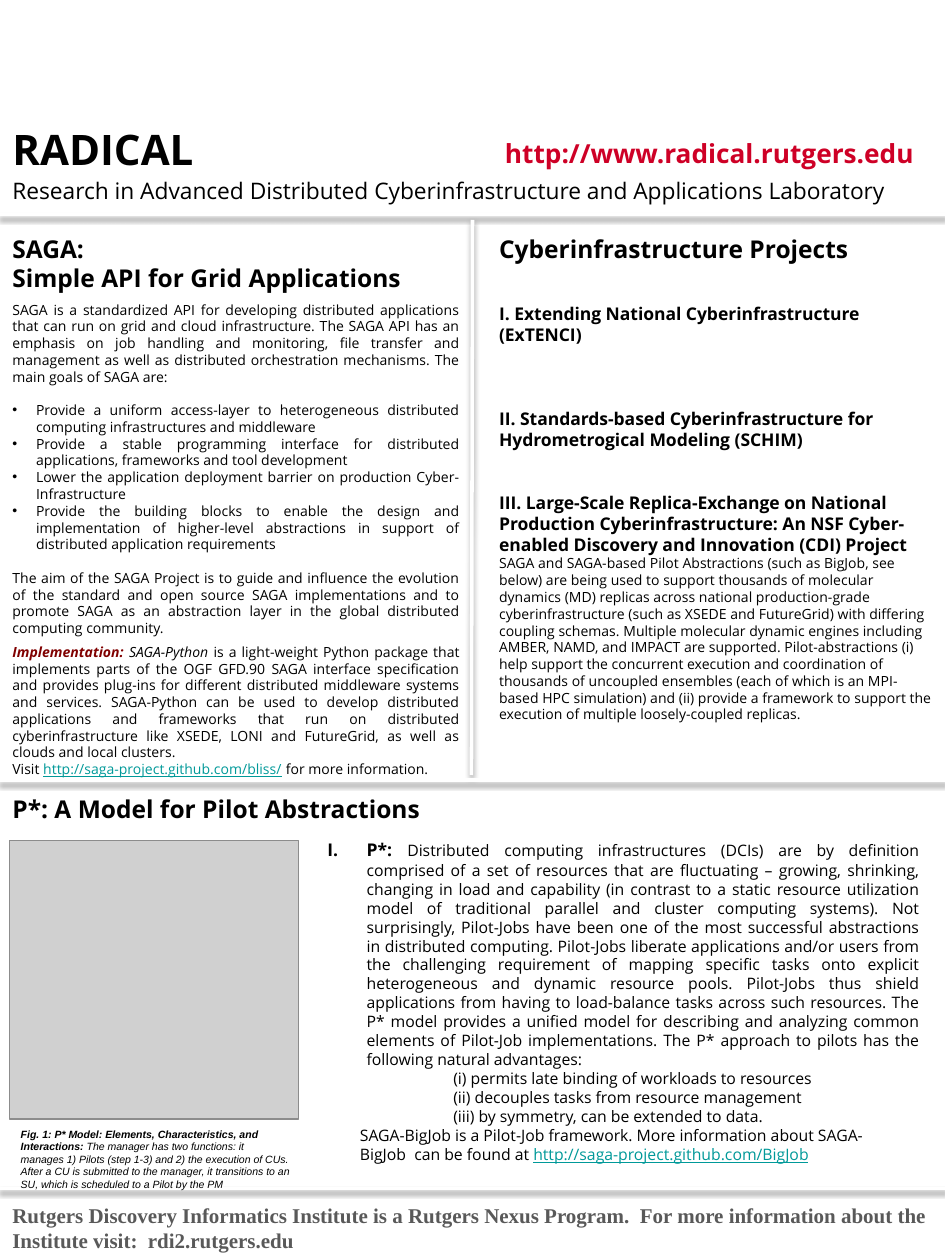
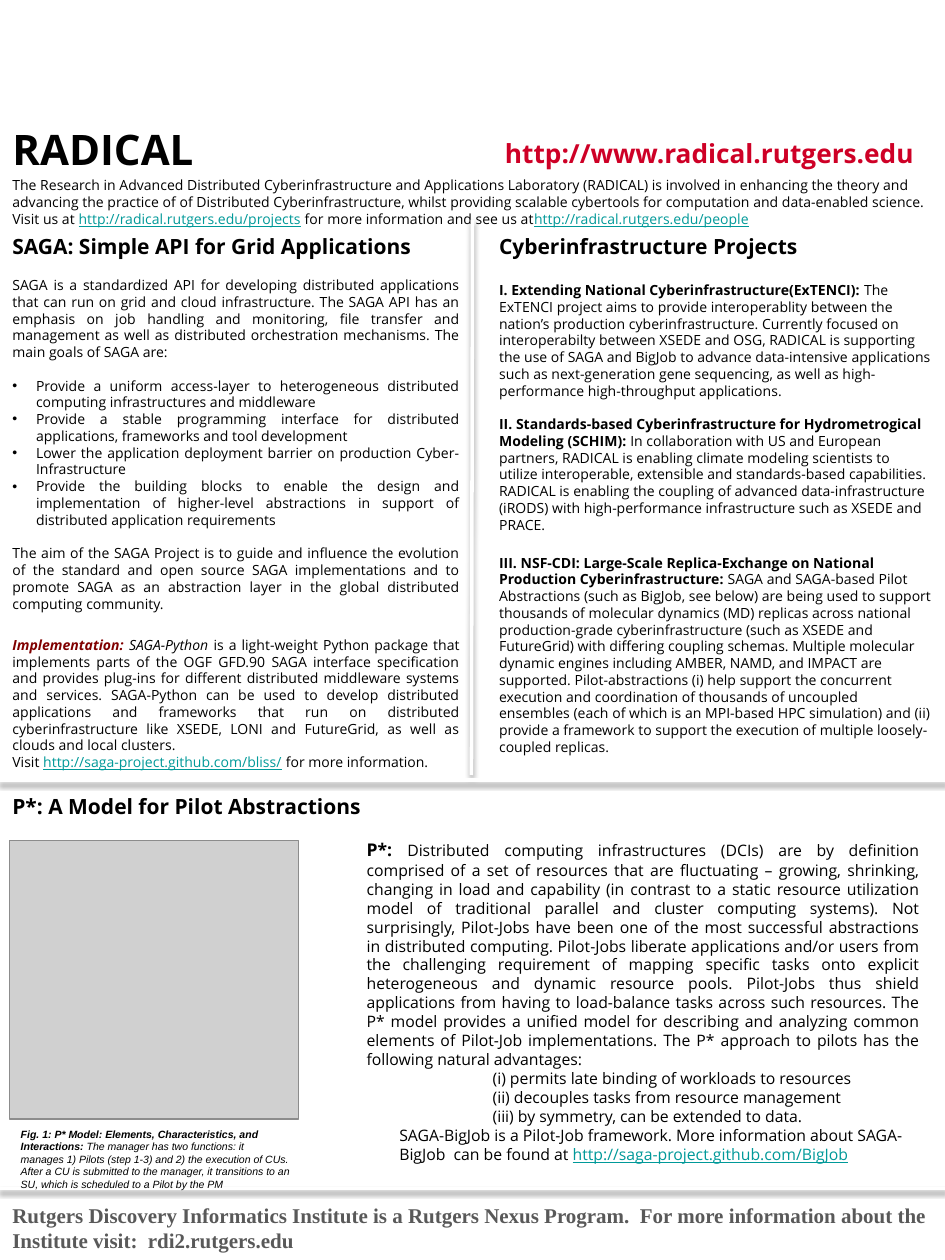
Before and after one commit to saga-project/presentations, a slide deck: slide 1 of Radical_SC12_Poster.pptx. Drawn at 945x1260 pixels with LibreOffice and Linux fonts; fonts in the diff are those of the drawing; grey boxes stand for pictures; background and template pictures are left out. Boxes give left, top, right and bottom in pixels: in the first picture for what was removed or moved away, otherwise in the second. Text is boxed around its words. In the diff, an @@ line names an element or a change of style, - is before the commit and + after.

Commit message:
Added ExTENCI, SCHIM and RADICAL SOP

```diff
--- a/Radical_SC12_Poster.pptx
+++ b/Radical_SC12_Poster.pptx
@@ text at box(12, 179, 924, 228): text changed; size 13 to 8 pt @@
-Research in Advanced Distributed Cyberinfrastructure and Applications Laboratory
+The Research in Advanced Distributed Cyberinfrastructure and Applications Laboratory (RADICAL) is involved in enhancing the theory and advancing the practice of of Distributed Cyberinfrastructure, whilst providing scalable cybertools for computation and data-enabled science. Visit us at http://radical.rutgers.edu/projects for more information and see us athttp://radical.rutgers.edu/people
@@ line removed from (0, 214) to (945, 214) @@
@@ text at box(12, 238, 411, 259): text changed; size 14 to 12 pt @@
-SAGA:
-Simple API for Grid Applications
+SAGA: Simple API for Grid Applications
@@ text "Cyberinfrastructure Projects" at box(499, 238, 797, 259): size 14 to 12 pt @@
@@ text "SAGA is a standardized API ...": place and size @@
-text "SAGA is a standardized API ..." at box(12, 304, 459, 637)
+text "SAGA is a standardized API ..." at box(12, 279, 459, 613)
@@ text at box(499, 284, 931, 756): text changed @@
-I. Extending National Cyberinfrastructure (ExTENCI)
-II. Standards-based Cyberinfrastructure for Hydrometrogical Modeling (SCHIM)
-III. Large-Scale Replica-Exchange on National Production Cyberinfrastructure: An NSF Cyber-enabled Discovery and Innovation (CDI) Project
-SAGA and SAGA-based Pilot Abstractions (such as BigJob, see below) are being used to support thousands of molecular dynamics (MD) replicas across national production-grade cyberinfrastructure (such as XSEDE and FutureGrid) with differing coupling schemas. Multiple molecular dynamic engines including AMBER, NAMD, and IMPACT are supported. Pilot-abstractions (i) help support the concurrent execution and coordination of thousands of uncoupled ensembles (each of which is an MPI-based HPC simulation) and (ii) provide a framework to support the execution of multiple loosely-coupled replicas.
+I. Extending National Cyberinfrastructure(ExTENCI): The ExTENCI project aims to provide interoperablity between the nation’s production cyberinfrastructure. Currently focused on interoperabilty between XSEDE and OSG, RADICAL is supporting the use of SAGA and BigJob to advance data-intensive applications such as next-generation gene sequencing, as well as high-performance high-throughput applications.
+II. Standards-based Cyberinfrastructure for Hydrometrogical Modeling (SCHIM): In collaboration with US and European partners, RADICAL is enabling climate modeling scientists to utilize interoperable, extensible and standards-based capabilities. RADICAL is enabling the coupling of advanced data-infrastructure (iRODS) with high-performance infrastructure such as XSEDE and PRACE.
+III. NSF-CDI: Large-Scale Replica-Exchange on National Production Cyberinfrastructure: SAGA and SAGA-based Pilot Abstractions (such as BigJob, see below) are being used to support thousands of molecular dynamics (MD) replicas across national production-grade cyberinfrastructure (such as XSEDE and FutureGrid) with differing coupling schemas. Multiple molecular dynamic engines including AMBER, NAMD, and IMPACT are supported. Pilot-abstractions (i) help support the concurrent execution and coordination of thousands of uncoupled ensembles (each of which is an MPI-based HPC simulation) and (ii) provide a framework to support the execution of multiple loosely-coupled replicas.
@@ text "Implementation: SAGA-Python is a light-weight ...": place and size @@
-text "Implementation: SAGA-Python is a light-weight ..." at box(12, 646, 460, 778)
+text "Implementation: SAGA-Python is a light-weight ..." at box(12, 639, 460, 771)
@@ text "P*: A Model for Pilot ..." at box(12, 798, 360, 815): size 14 to 12 pt @@
```
